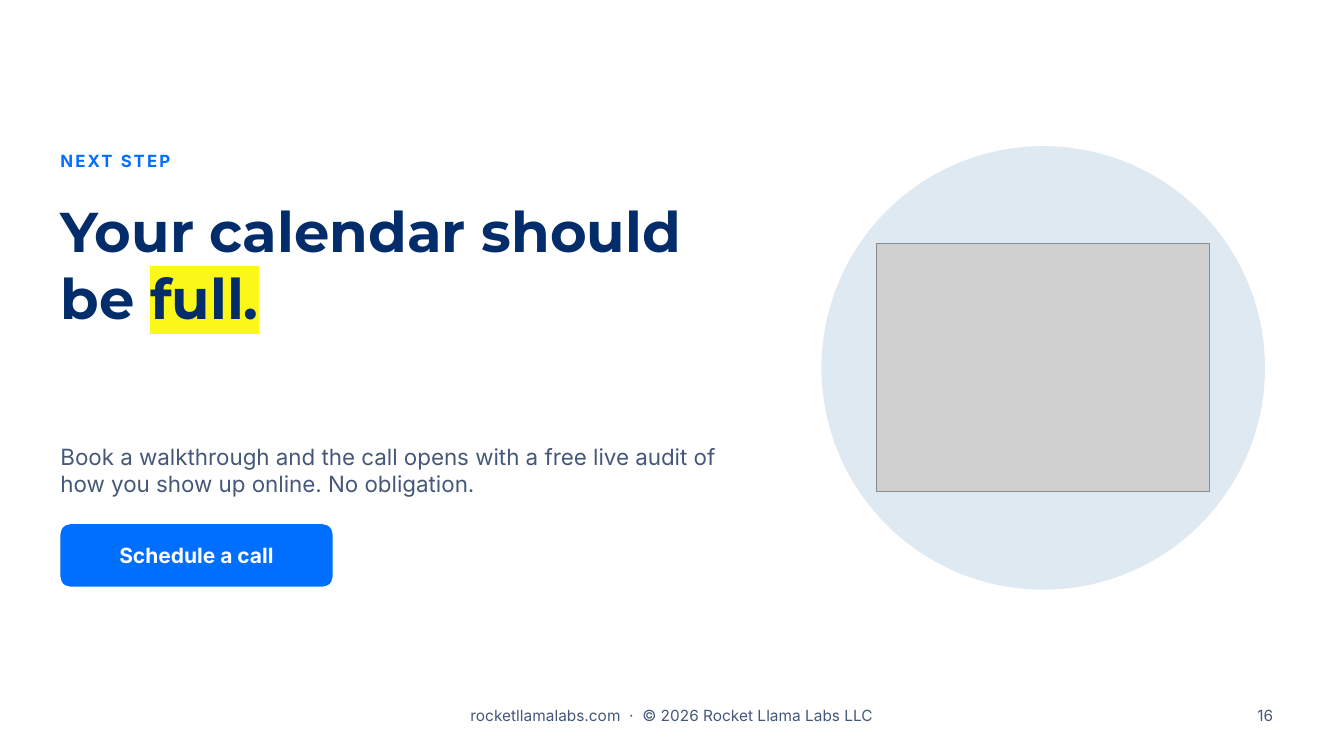
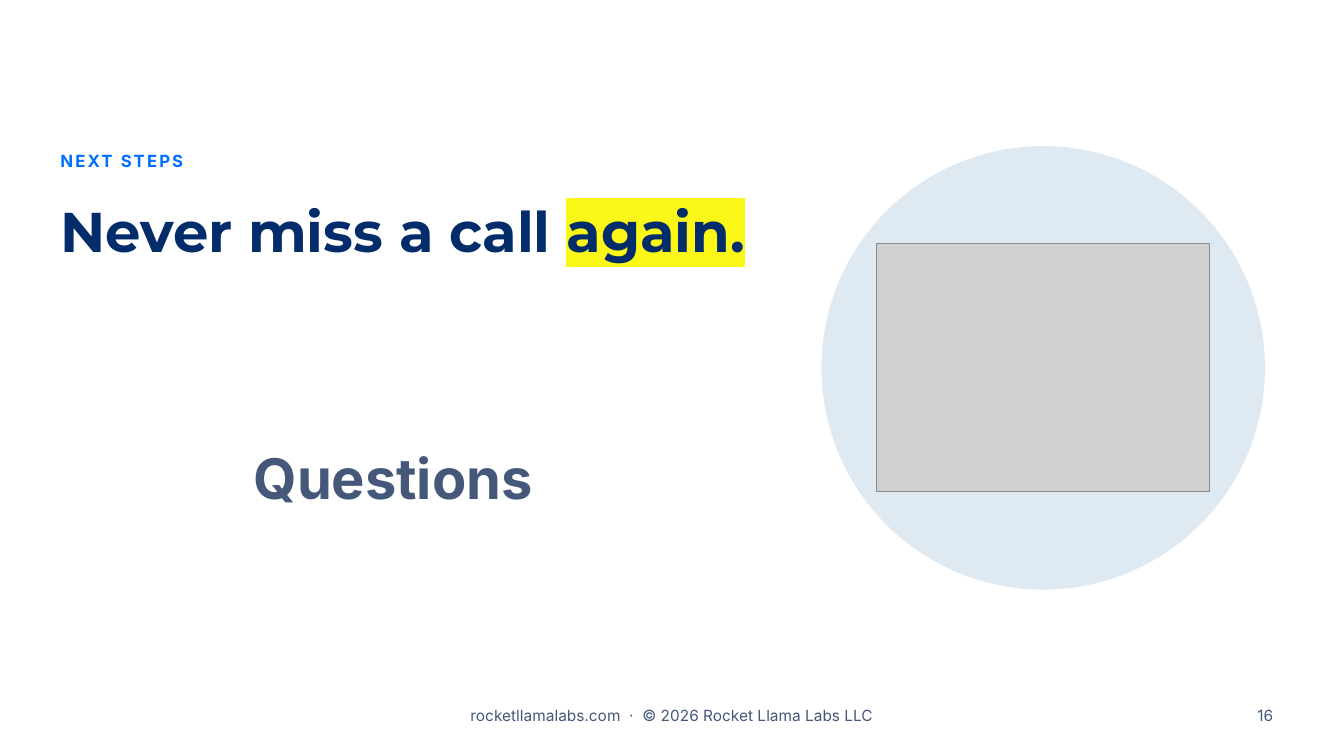
Before and after one commit to RocketLlamaLabs/rocketllama-website, a slide deck: slide 16 of public/slides/v1/rocket-llama-labs-sales-presentation-v1.pptx. Drawn at 1344x756 pixels with LibreOffice and Linux fonts; fonts in the diff are those of the drawing; grey boxes stand for pictures; background and template pictures are left out. Boxes give left, top, right and bottom in pixels: in the first picture for what was removed or moved away, otherwise in the second. Text is boxed around its words. In the diff, an @@ line names an element or a change of style, - is before the commit and + after.

```diff
--- a/public/slides/v1/rocket-llama-labs-sales-presentation-v1.pptx
+++ b/public/slides/v1/rocket-llama-labs-sales-presentation-v1.pptx
@@ text at [60,151,746,181]: text changed @@
-NEXT STEP
+NEXT STEPS
@@ title at [60,197,744,264]: text changed @@
-Your calendar should be full.
+Never miss a call again.
@@ text at [254,456,533,503]: text changed; size 16 to 40 pt; bold on @@
-Book a walkthrough and the call opens with a free live audit of how you show up online. No obligation.
+Questions
@@ rounded rectangle removed at [60,524,333,587] @@
-Schedule a call
```
Also in this commit, not shown: 4 other slides changed, 6 other files.
